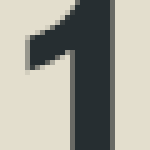
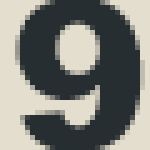
Before/after of a 150×150 layered artwork. What changed in the layer stack:
renamed "1" to "9", painted on it over [15, 0, 145, 150]
